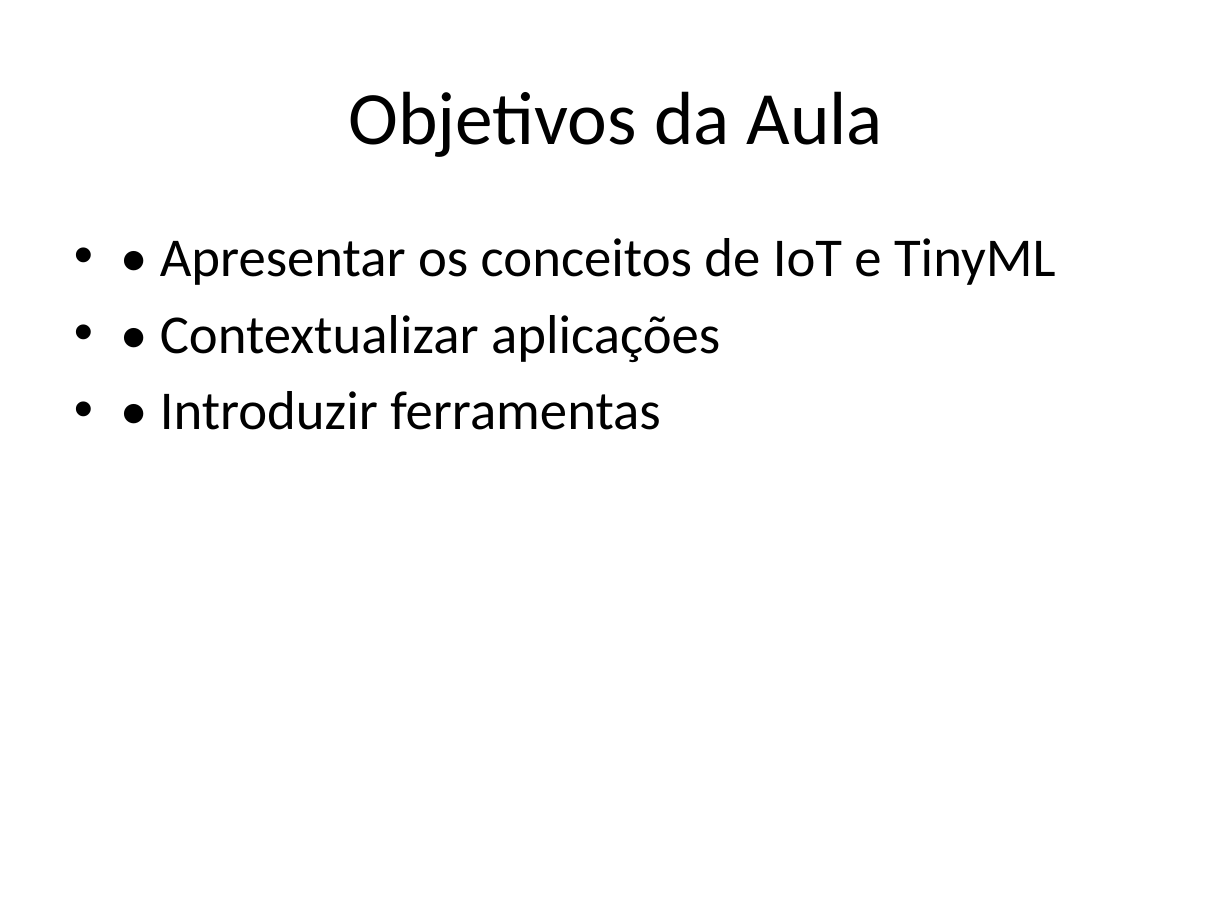
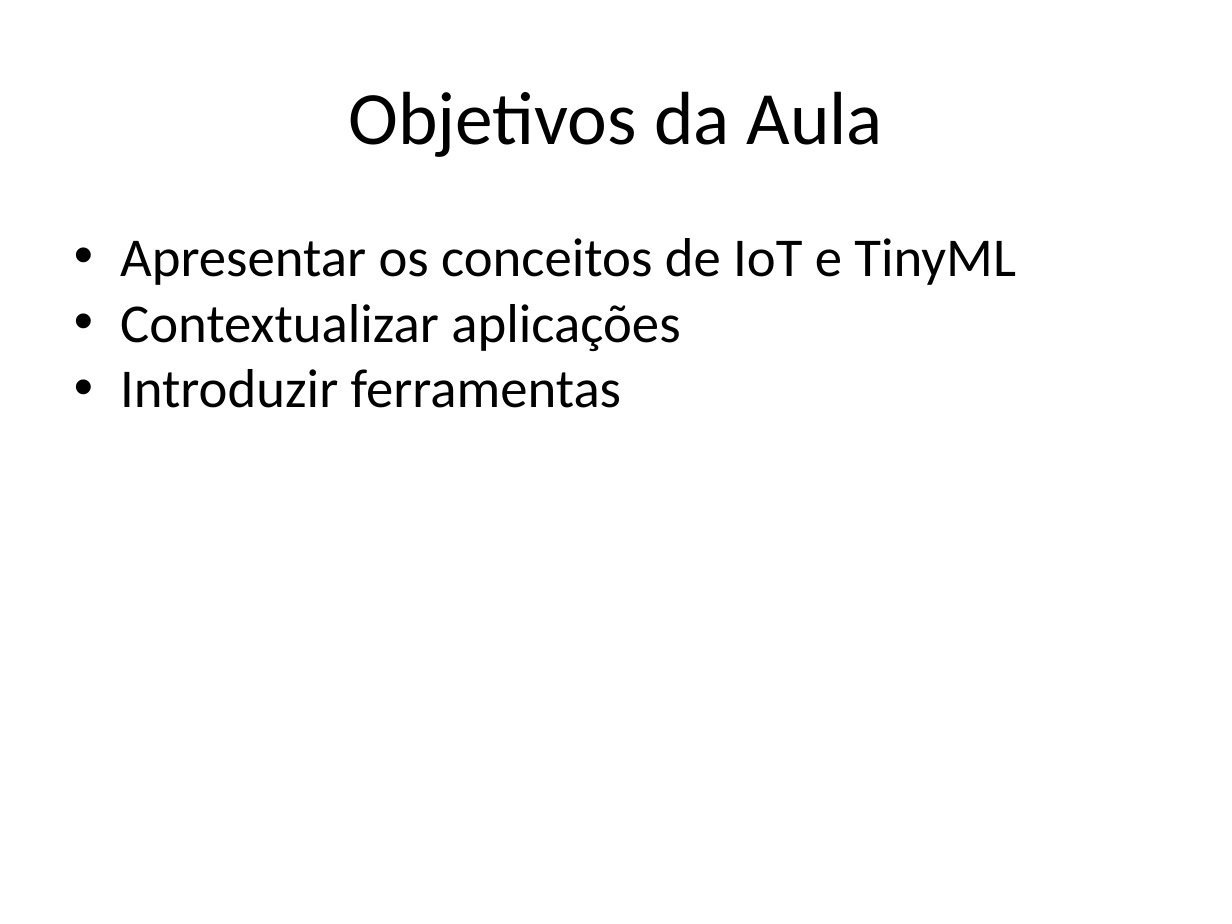
Before and after one commit to antoniorafaelbraga-ufc/01.803.38-Internet-das-Coisas, a slide deck: slide 2 of slides/Aula_01_Introducao_IoT_TinyML.pptx. Drawn at 1232x924 pixels with LibreOffice and Linux fonts; fonts in the diff are those of the drawing. Boxes give left, top, right and bottom in pixels: in the first picture for what was removed or moved away, otherwise in the second. Text is boxed around its words. In the diff, an @@ line names an element or a change of style, - is before the commit and + after.

```diff
--- a/slides/Aula_01_Introducao_IoT_TinyML.pptx
+++ b/slides/Aula_01_Introducao_IoT_TinyML.pptx
@@ text at (120, 238, 1016, 408): text changed @@
-• • Apresentar os conceitos de IoT e TinyML
-• • Contextualizar aplicações
-• • Introduzir ferramentas
+• Apresentar os conceitos de IoT e TinyML
+• Contextualizar aplicações
+• Introduzir ferramentas
```
Also in this commit, not shown: 2 other slides changed, 3 other files.
